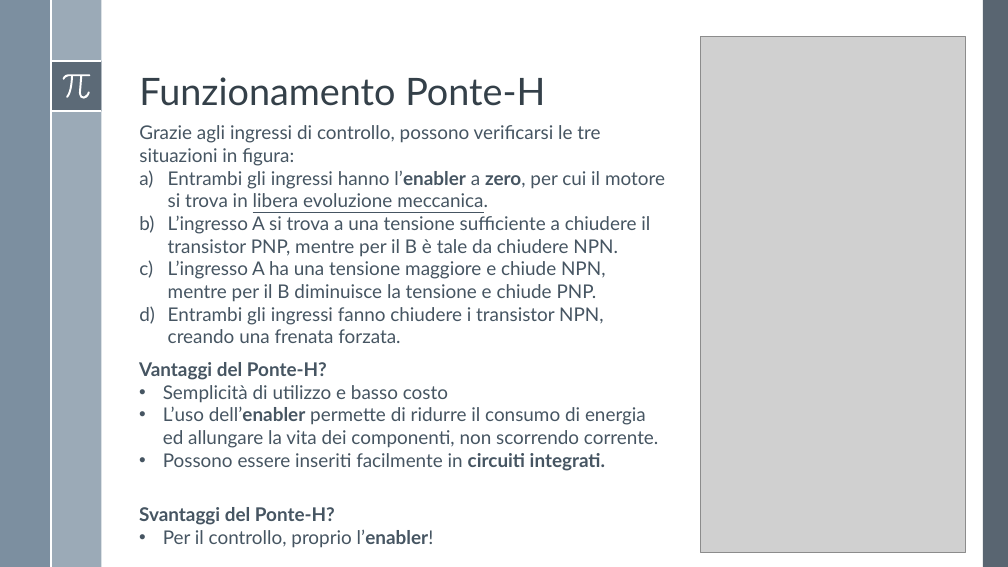
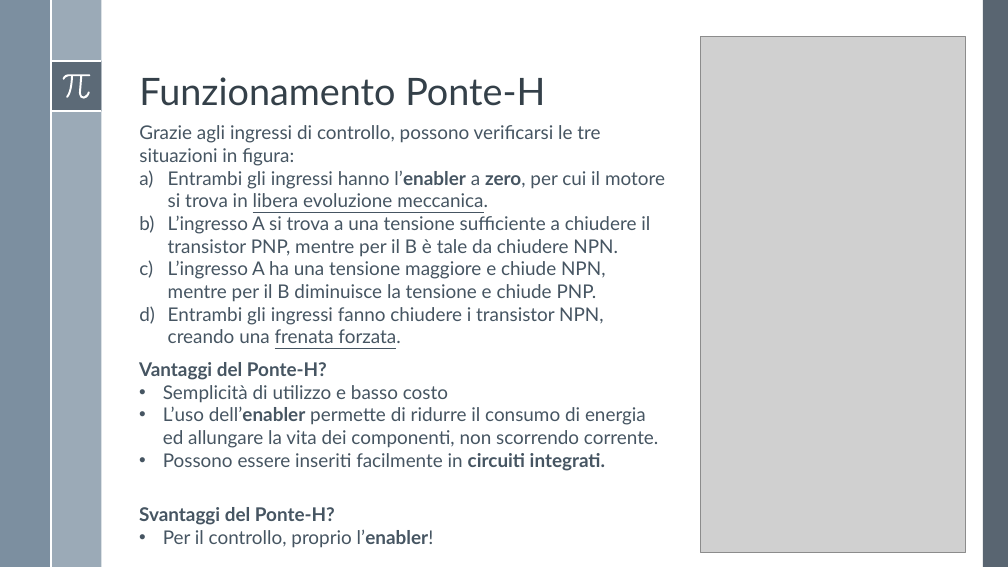
Before and after one commit to Alfystar/mv-Project, a slide deck: slide 13 of 00_Relazione/Modello e identificazione di un motore DC/Modello e identificazione di un motore DC.pptx. Drawn at 1008x567 pixels with LibreOffice and Linux fonts; fonts in the diff are those of the drawing; grey boxes stand for pictures. Boxes give left, top, right and bottom in pixels: in the first picture for what was removed or moved away, otherwise in the second. Text is boxed around its words. In the diff, an @@ line names an element or a change of style, - is before the commit and + after.

```diff
--- a/00_Relazione/Modello e identificazione di un motore DC/Modello e identificazione di un motore DC.pptx
+++ b/00_Relazione/Modello e identificazione di un motore DC/Modello e identificazione di un motore DC.pptx
@@ text at (168,307,603,343): underline on in "frenata forzata." @@
```
Also in this commit, not shown: 5 other slides changed.
